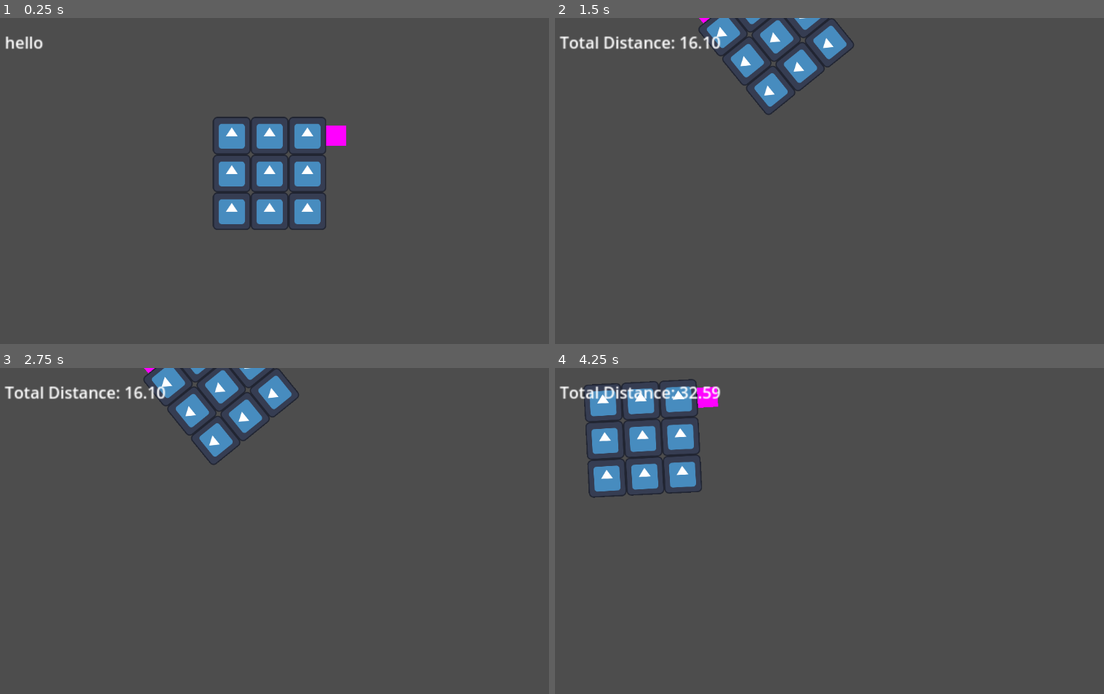
Above: before the commit, frames 1-4 (two rows, left to right).
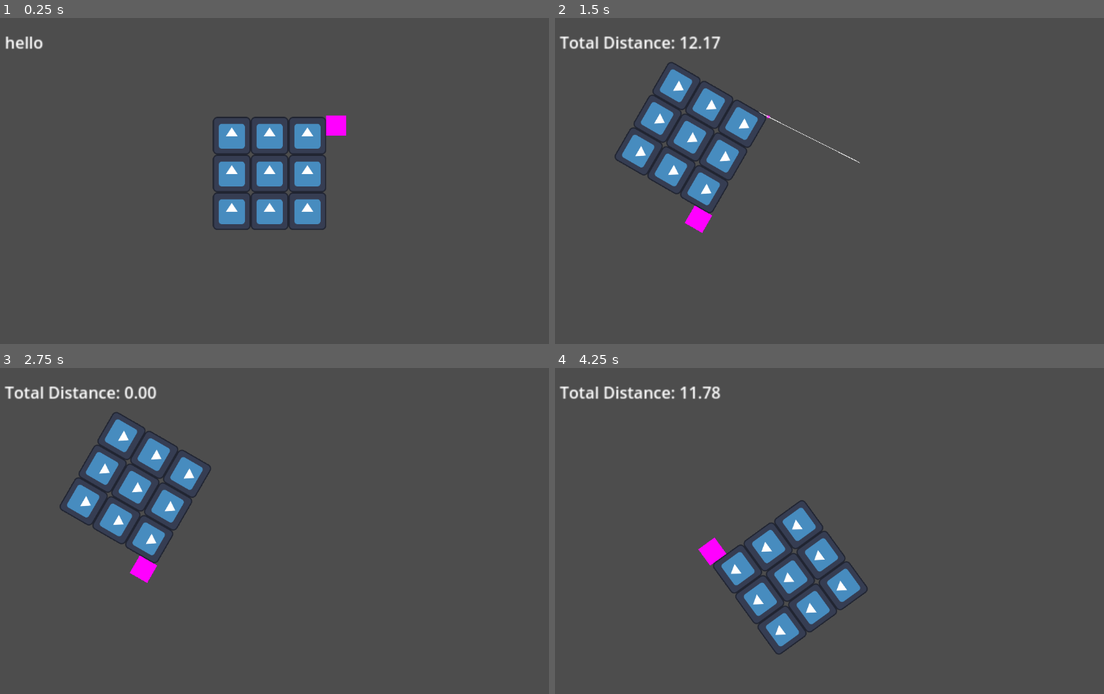
Above: after the commit, the same moments.

Repository: dcellucci/conqsim
Game: Godot game, scene res://debug.tscn
Two runs of this game, one before a commit and one after it. Both use one fixed random seed, a clock stepped at 60 frames per second and the inputs below. Before the commit the project has no main scene; this scene is started directly in both runs. The engine's default icon, where the game draws it, is replaced by a stand-in: a white triangle on a blue panel in a dark square.
Inputs (mouse positions are in pixels of both pictures, inside the frame that each line leads up to):
- Up to frame 1 (0.25 s): no input
- Up to frame 2 (1.5 s): tap Enter at 0.5 s; move the mouse to (966, 164) at 0.52 s; hold D 0.53-1.25 s; hold Q 0.53-1.25 s; click (966, 164) at 0.67 s; drag from (719, 197) to (780, 37) at 1.27 s
- Up to frame 3 (2.75 s): tap Space at 2 s; move the mouse to (340, 459) at 2.02 s; hold D from 2.03 s (still down); hold Enter from 2.03 s (still down); click (340, 459) at 2.17 s
- Up to frame 4 (4.25 s): release D at 2.75 s; release Enter at 2.75 s; drag from (807, 596) to (664, 482) at 2.77 s; move the mouse to (1010, 579) at 3.52 s; hold A from 3.53 s (still down); hold E from 3.53 s (still down); click (1010, 579) at 3.67 s

The runs differ from the first frame. In frame 1, 0.2% of the frame differs, in the area x 59-64%, y 29-40%; in frame 2, 7.8%; in frame 3, 7.9%; in frame 4, 9.2%, in the area x 5-57%, y 3-88%.
Error before the commit: Parse Error: Identifier "initsial_angle" not declared in the current scope. (res://wheel_button.gd:39)

Commit message:
debug graphics for wheeling

Diff:
--- a/debug.tscn
+++ b/debug.tscn
@@ -28,6 +28,7 @@
 script = ExtResource("3_tgq5g")
 
 [node name="TestRegiment" parent="." instance=ExtResource("2_dfxmq")]
+z_index = 3
 position = Vector2(549, 309)
 
 [connection signal="update_total_move" from="TestRegiment" to="." method="_on_update_total_move"]
--- a/project.godot
+++ b/project.godot
@@ -11,6 +11,7 @@
 [application]
 
 config/name="Conqsim"
+run/main_scene="res://debug.tscn"
 config/features=PackedStringArray("4.3", "GL Compatibility")
 config/icon="res://icon.svg"
 
--- a/regiment.gd
+++ b/regiment.gd
@@ -25,8 +25,8 @@
 	pass#transform = transform.scaled_local(Vector2(stand_scale, stand_scale))
 
 func _ready() -> void:
-	var bbox = get_node("BoundingBox")
-	bbox.shape.set_size(regiment_size)
+	$BoundingBox.shape.set_size(regiment_size)
+	# Add the unit sprites
 	var unit = $Unit
 	for row in range(num_stands_tall):
 		for col in range(num_stands_wide):
@@ -34,12 +34,23 @@
 			copyunit.visible = true
 			copyunit.position = Vector2((col-num_stands_wide/2)*stand_size_pixels, (row-num_stands_tall/2)*stand_size_pixels)
 			self.add_child(copyunit)
+	# Position the wheel left button
 	var wheel_left_button = $WheelLeftButton
-	wheel_left_button.position = Vector2((num_stands_wide/2+0.5)*stand_size_pixels+wheel_left_button.get_rect().size.x/2, -(num_stands_tall/2)*stand_size_pixels)
+	wheel_left_button.position = Vector2(
+		(num_stands_wide/2+0.5)*stand_size_pixels+wheel_left_button.get_rect().size.x/2
+	 , -(num_stands_tall/2)*stand_size_pixels-wheel_left_button.get_rect().size.y/2
+	 )
 	wheel_left_button.pivot_position = Vector2(-(num_stands_wide/2)*stand_size_pixels, -(num_stands_tall/2)*stand_size_pixels)
-	#var wheel_right_button = $Control/WheelRightButton
-	#wheel_right_button.position = Vector2(-(num_stands_wide/2+0.5)*stand_size_pixels, (num_stands_tall/2)*stand_size_pixels)
 
+	var wheel_left_pivot = $WheelLeftPivot
+	wheel_left_pivot.visible = false
+	wheel_left_pivot.position = Vector2(
+	   -(num_stands_wide/2+0.5)*stand_size_pixels-wheel_left_pivot.get_rect().size.x/2
+	 , -(num_stands_tall/2+0.5)*stand_size_pixels-wheel_left_pivot.get_rect().size.y/2
+	 )
+
+	$DebugStartAngleLine.visible = false
+	$DebugStartAngleLine.scale=Vector2(num_stands_wide*stand_size_pixels/20, 0.1)
 
 func _process(delta: float) -> void:
 	var direction = 0
@@ -114,6 +125,20 @@
 # label that shows total distance travelled
 # also a set of vectors illustrating the movement??
 
+func _receive_set_wheeling(direction, status:bool):
+	$WheelLeftPivot.visible = status
+	$DebugStartAngleLine.visible = status
+	if status == true:
+		current_move_state = MoveState.WHEEL_LEFT
+		start_transform = transform
+		var start_position = get_local_mouse_position()
+		var pivot_to_start_vector = $WheelLeftPivot.position - start_position
+		$DebugStartAngleLine.rotation = Vector2(1,0).angle_to(pivot_to_start_vector)
+		$DebugStartAngleLine.position = ($WheelLeftPivot.position + start_position)/2
+		$DebugStartAngleLine.z_index = 5
+	if status == false:
+		current_move_state = MoveState.IDLE
+
 
 func wheel(starting_transform: Transform2D, amount:float, direction:int) -> Transform2D:
 	var reg_width = stand_size_inches*num_stands_wide*pixels_per_inch
--- a/regiment.tscn
+++ b/regiment.tscn
@@ -9,6 +9,8 @@
 
 [sub_resource type="PlaceholderTexture2D" id="PlaceholderTexture2D_des6n"]
 size = Vector2(40, 40)
+
+[sub_resource type="PlaceholderTexture2D" id="PlaceholderTexture2D_0jtwv"]
 
 [node name="Regiment" type="Area2D"]
 script = ExtResource("1_sqsrb")
@@ -22,3 +24,13 @@
 [node name="WheelLeftButton" type="Sprite2D" parent="."]
 texture = SubResource("PlaceholderTexture2D_des6n")
 script = ExtResource("3_w0knh")
+
+[node name="WheelLeftPivot" type="Sprite2D" parent="."]
+position = Vector2(-55, -24)
+scale = Vector2(4.777, 5)
+texture = SubResource("PlaceholderTexture2D_0jtwv")
+
+[node name="DebugStartAngleLine" type="Polygon2D" parent="."]
+polygon = PackedVector2Array(-10, -5, 10, -5, 10, 5, -10, 5)
+
+[connection signal="set_wheeling" from="WheelLeftButton" to="." method="_receive_set_wheeling"]
--- a/wheel_button.gd
+++ b/wheel_button.gd
@@ -4,11 +4,12 @@
 var pivot_position = Vector2(0,0)
 
 enum { NONE, ROTATING}
-
 var state = NONE
 var mouse_on_me: bool = false
 var initial_mouse_pos: Vector2
 var initial_angle: float
+
+signal set_wheeling(direction, value)
 
 # Called when the node enters the scene tree for the first time.
 func _ready() -> void:
@@ -24,11 +25,14 @@
 		# mouse's position when it is clicked and should stay put when not
 		# being clicked
 		if event.is_pressed():
+			#Left is 0, we are wheeling
+			set_wheeling.emit(0, true)
 			initial_angle = rotation
 			initial_mouse_pos = get_local_mouse_position().rotated(rotation)
 			state = ROTATING
 			print("I'm being dragged")
 		else:
+			set_wheeling.emit(0,false)
 			state=NONE
 			print("I'm no longer being dragged")
 
@@ -36,7 +40,7 @@
 		if state == ROTATING:
 			var current_mouse_pos: Vector2 = get_local_mouse_position().rotated(rotation)
 			var angle = pivot_position.angle_to(current_mouse_pos)
-			print(current_mouse_pos, angle + initsial_angle)
+			print(current_mouse_pos, angle + initial_angle)
 
 func _on_Area2D_mouse_entered() -> void:
 	mouse_on_me = true
Not shown: 1 places in regiment.tscn that only renumber resources
